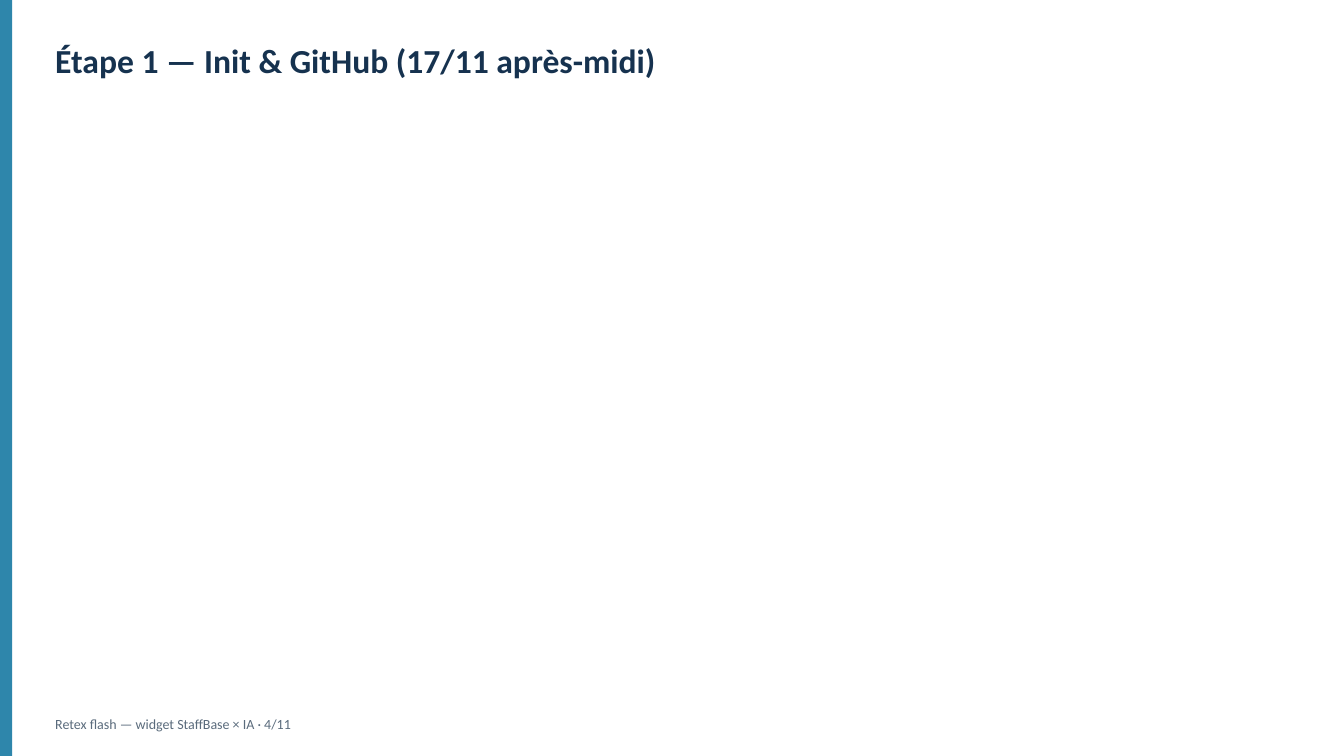
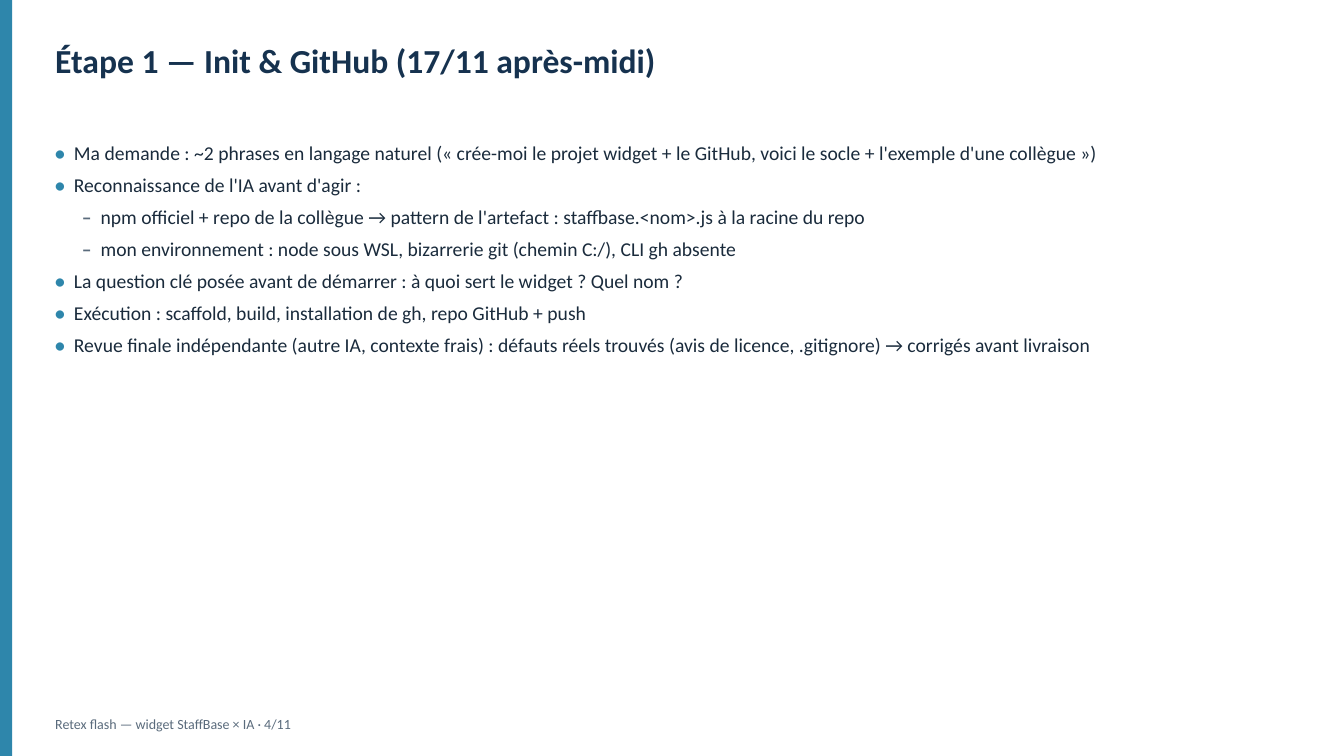
Before and after one commit to KleeFabienC/date-widget, a slide deck: slide 4 of Retex_Flash_Widget_Date_IA.pptx. Drawn at 1344x756 pixels with LibreOffice and Linux fonts; fonts in the diff are those of the drawing. Boxes give left, top, right and bottom in pixels: in the first picture for what was removed or moved away, otherwise in the second. Text is boxed around its words. In the diff, an @@ line names an element or a change of style, - is before the commit and + after.

```diff
--- a/Retex_Flash_Widget_Date_IA.pptx
+++ b/Retex_Flash_Widget_Date_IA.pptx
@@ text added at [74,146,1090,356], 14 pt, text #1A2B3C @@
+• Ma demande : ~2 phrases en langage naturel (« crée-moi le projet widget + le GitHub, voici le socle + l'exemple d'une collègue »)
+• Reconnaissance de l'IA avant d'agir :
+– npm officiel + repo de la collègue → pattern de l'artefact : staffbase.<nom>.js à la racine du repo
+– mon environnement : node sous WSL, bizarrerie git (chemin C:/), CLI gh absente
+• La question clé posée avant de démarrer : à quoi sert le widget ? Quel nom ?
+• Exécution : scaffold, build, installation de gh, repo GitHub + push
+• Revue finale indépendante (autre IA, contexte frais) : défauts réels trouvés (avis de licence, .gitignore) → corrigés avant livraison
```
Also in this commit, not shown: 3 other slides changed, 2 other files.
